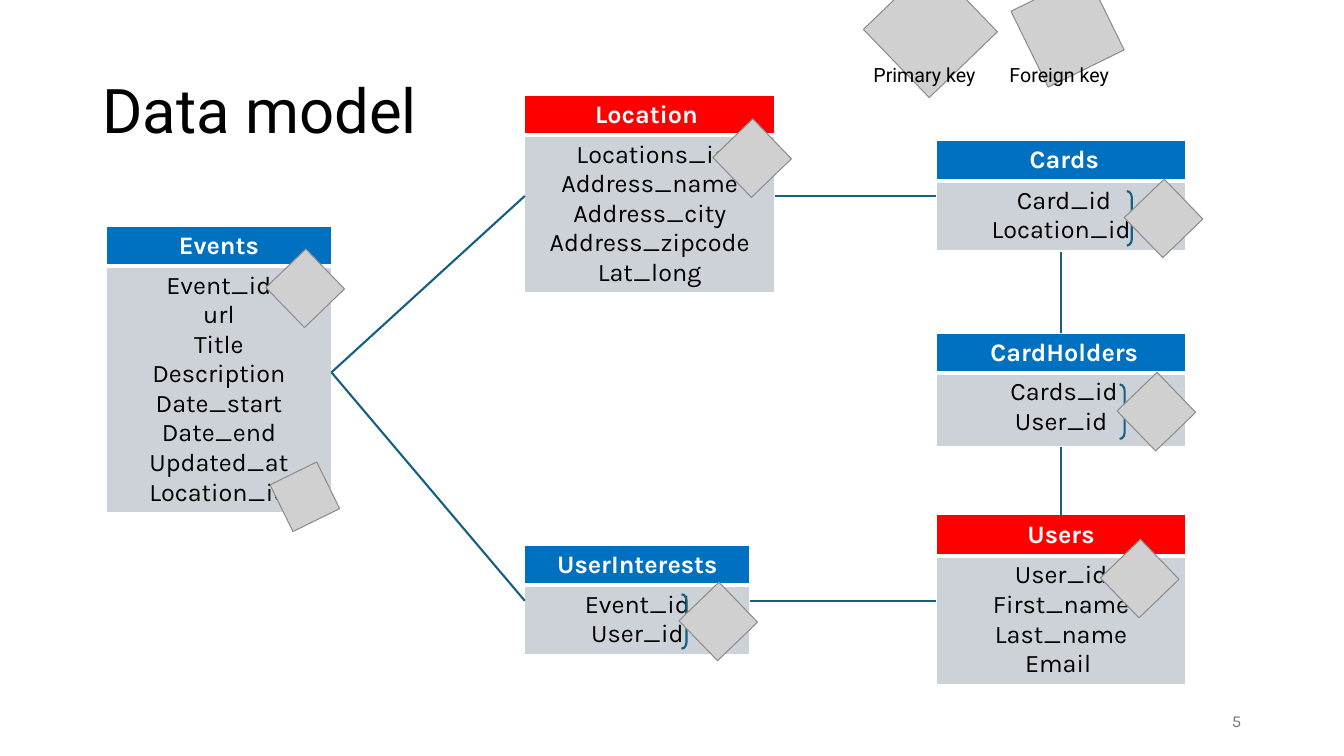
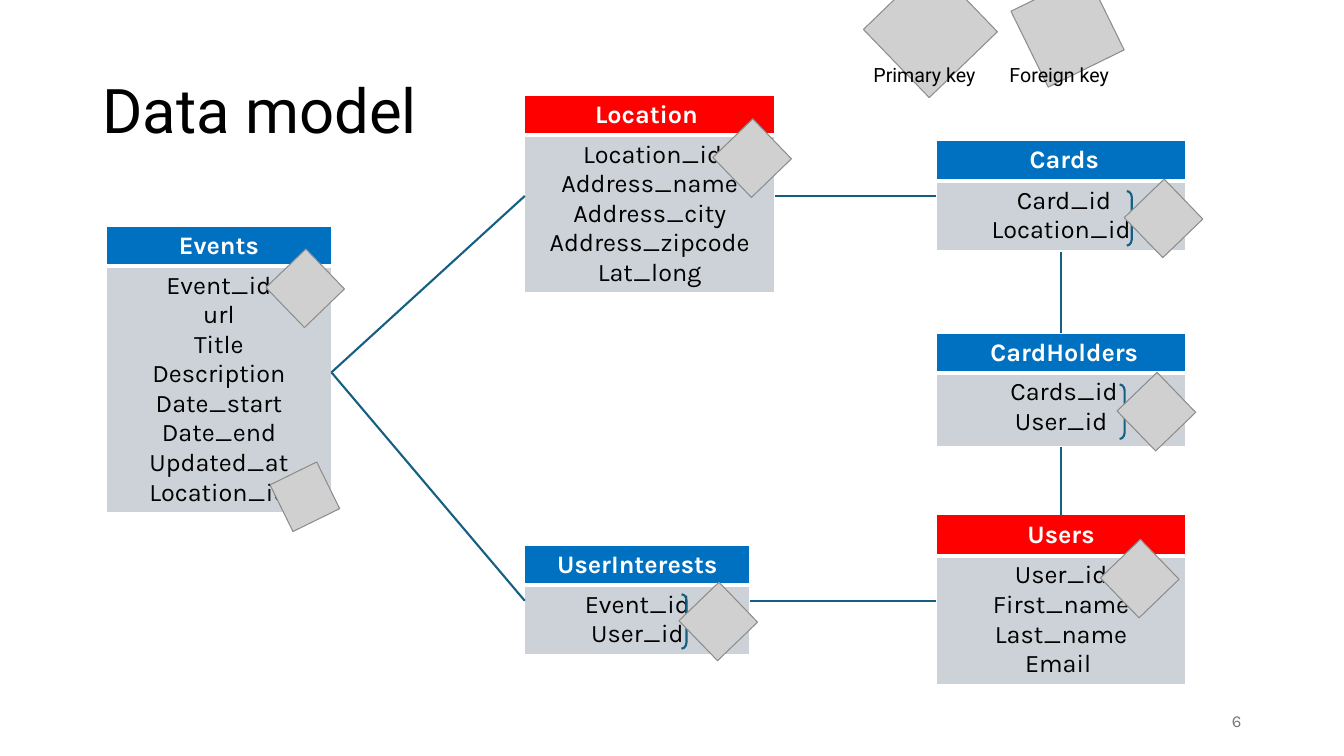
Before and after one commit to Mich-Blaz/Expo-App-MiCa, a slide deck: slide 6 of MiCa-expo-app.pptx (slide 5 before the commit). Drawn at 1344x756 pixels with LibreOffice and Linux fonts; fonts in the diff are those of the drawing; grey boxes stand for pictures. Boxes give left, top, right and bottom in pixels: in the first picture for what was removed or moved away, otherwise in the second. Text is boxed around its words. In the diff, an @@ line names an element or a change of style, - is before the commit and + after.

```diff
--- a/MiCa-expo-app.pptx
+++ b/MiCa-expo-app.pptx
@@ table at box(525, 95, 775, 296) @@
-row 2, column 1: Locations_id / Address_name / Address_city / Address_zipcode / Lat_long
+row 2, column 1: Location_id / Address_name / Address_city / Address_zipcode / Lat_long
@@ page number at box(1232, 716, 1242, 727): text changed @@
-5
+6
```
Also in this commit, not shown: 2 slides added, 2 other files.
